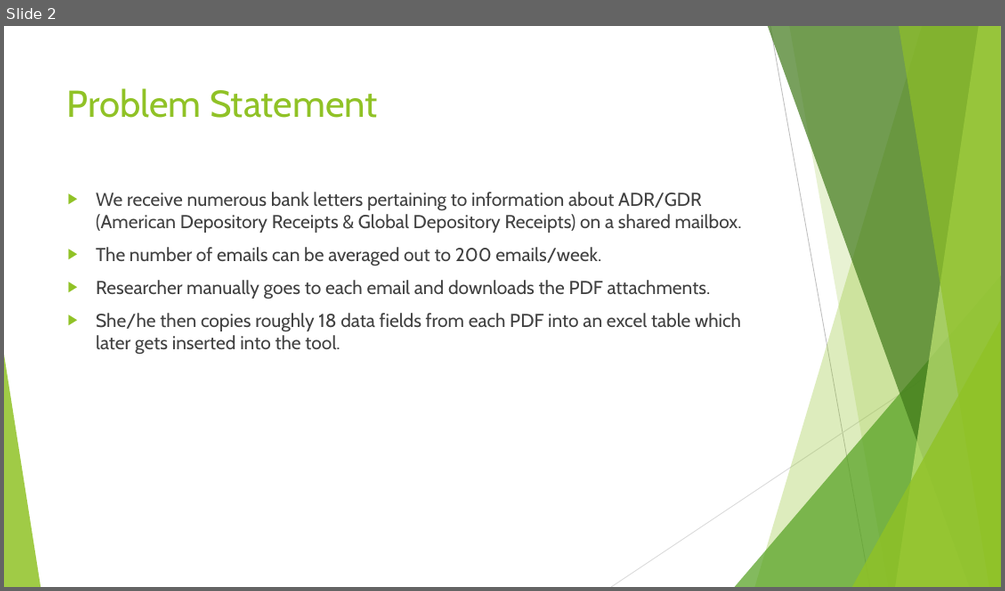
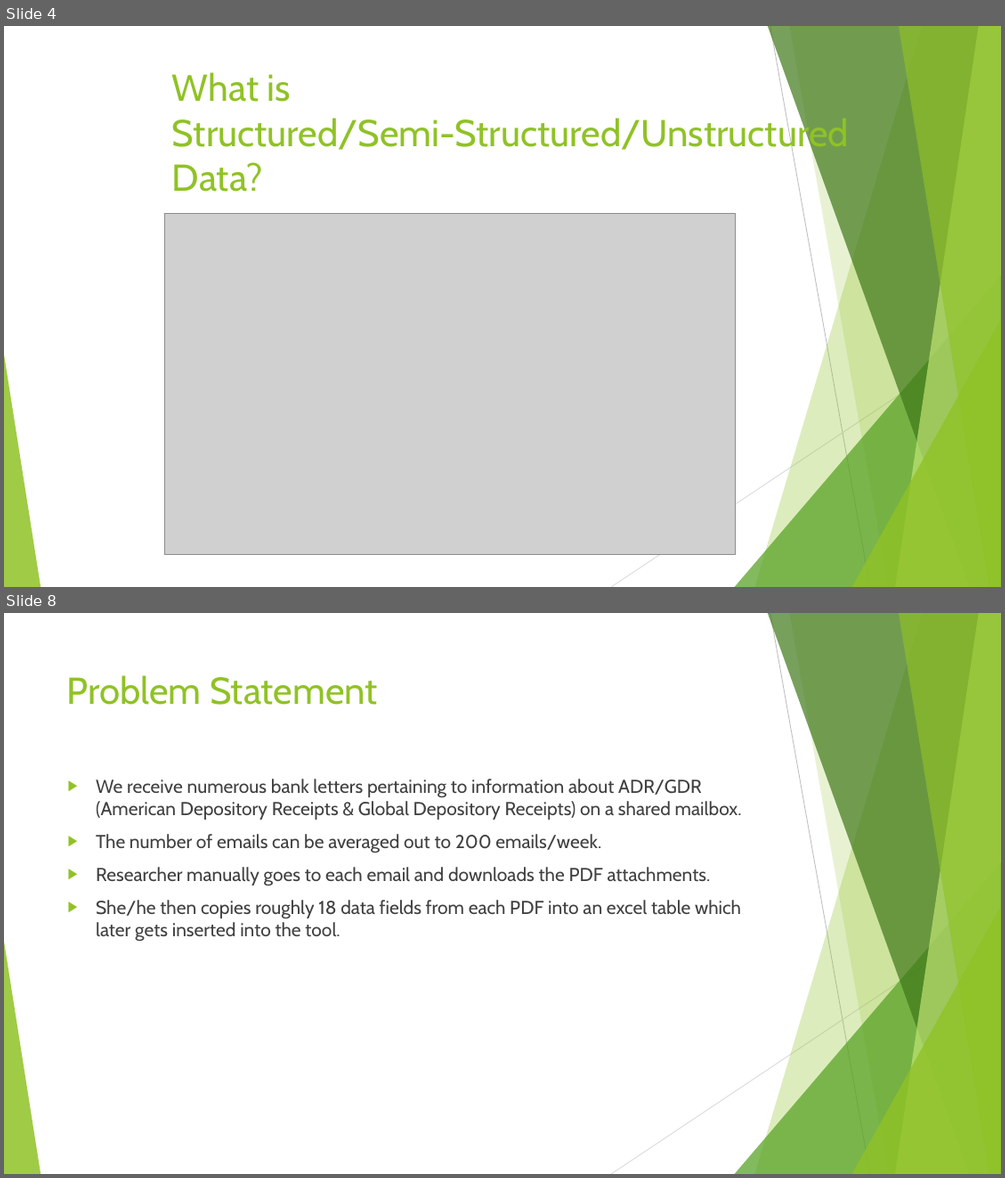
Before and after one commit to Aakriti23/Regular-Expressions, a slide deck: Regular Expressions.pptx. Shown one above the other, each under a label of ours: slide 2 before the commit, slides 4 and 8 after it; the slides between them are not shown. The pictures are 1005x591 and 1005x1178 pixels, drawn with LibreOffice and Linux fonts; fonts in the diff are those of the drawing; grey boxes stand for pictures. Boxes give left, top, right and bottom in pixels: in the first picture for what was removed or moved away, otherwise in the second. Text is boxed around its words. In the diff, an @@ line names an element or a change of style, - is before the commit and + after.

```diff
--- a/Regular Expressions.pptx
+++ b/Regular Expressions.pptx
@@ slide 4 added at box(4, 26, 1001, 587), background #FFFFFF; not listed: 10 template elements that a slide beside it also shows @@
@@ title added at box(172, 72, 849, 192), 36 pt, text #90C226 @@
+What is Structured/Semi-Structured/Unstructured Data?
@@ picture added at box(165, 214, 736, 555) @@
@@ what was slide 2 is now slide 8 @@
```
Also in this commit, not shown: 3 slides changed, 3 other slides added, 2 other files.
